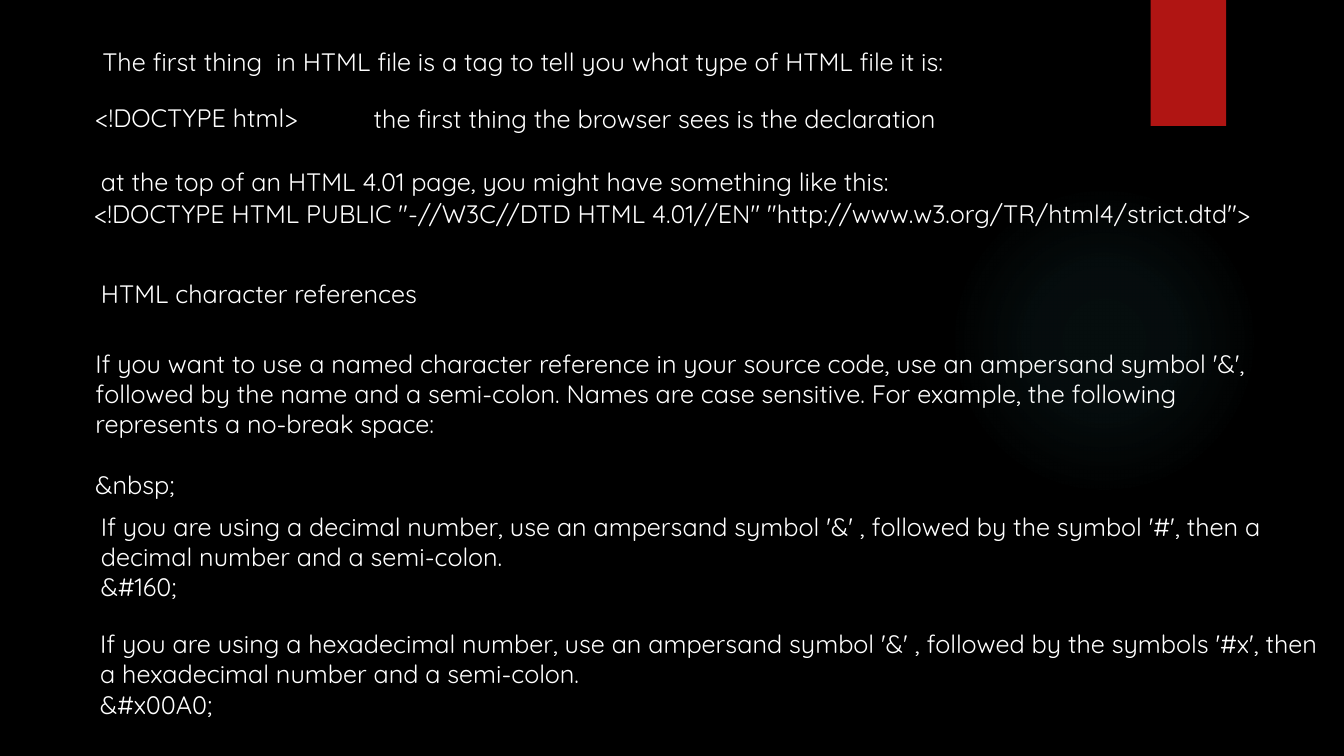
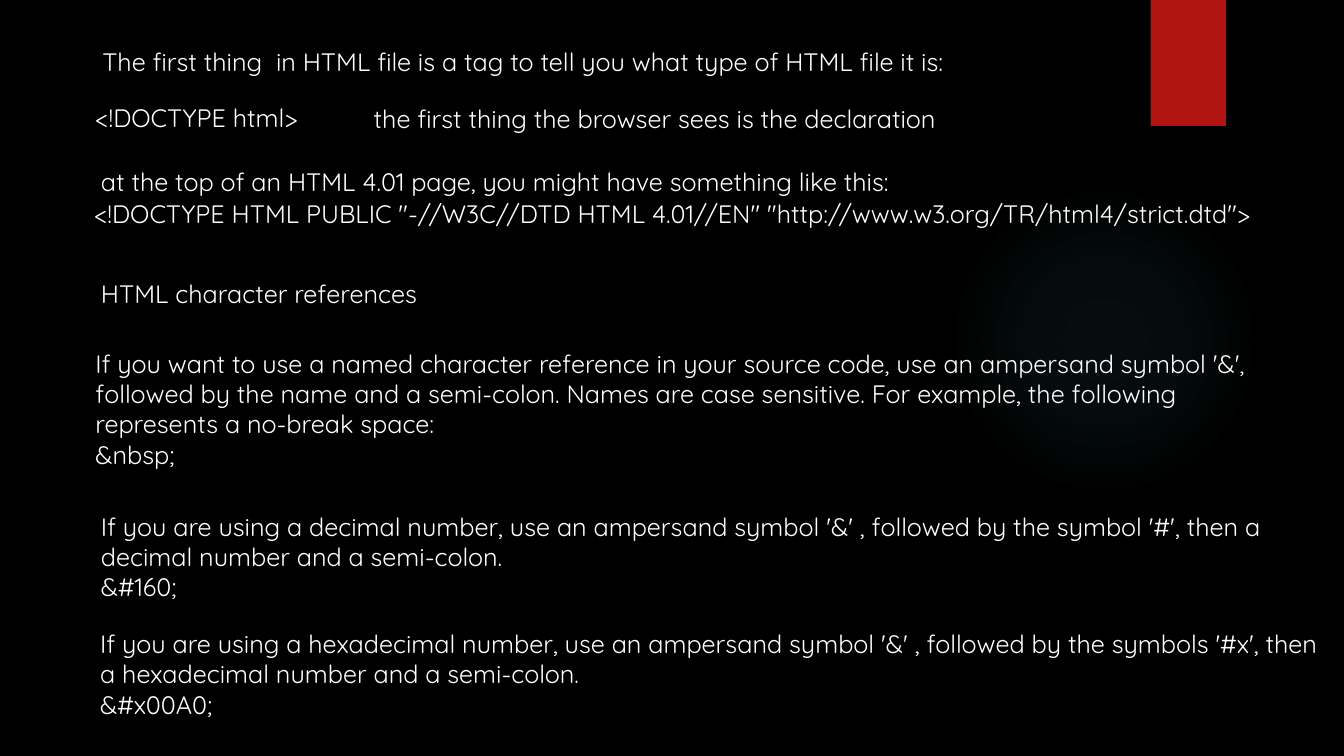
Before and after one commit to yogeshwar1996/HTML5CSS, a slide deck: slide 17 of Fundamentals of HTML and CSS.pptx. Drawn at 1344x756 pixels with LibreOffice and Linux fonts; fonts in the diff are those of the drawing; background and template pictures are left out. Boxes give left, top, right and bottom in pixels: in the first picture for what was removed or moved away, otherwise in the second. Text is boxed around its words. In the diff, an @@ line names an element or a change of style, - is before the commit and + after.

Commit message:
HTML character references Table

```diff
--- a/Fundamentals of HTML and CSS.pptx
+++ b/Fundamentals of HTML and CSS.pptx
@@ text "If you want to use ..." rewrapped from [95, 354, 1206, 499] to [95, 354, 1206, 469] @@
```
Also in this commit, not shown: 1 slide added, 1 slide removed.
